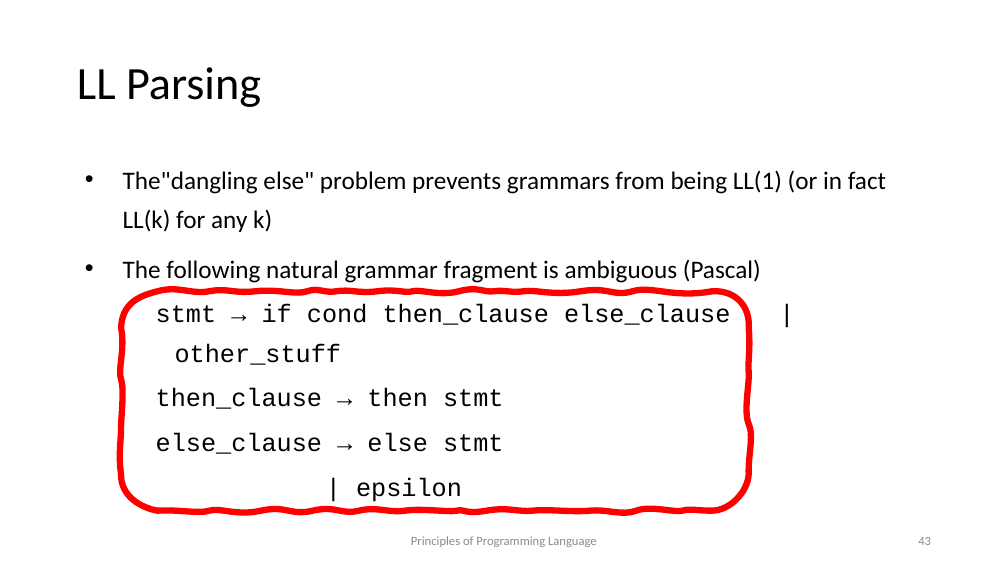
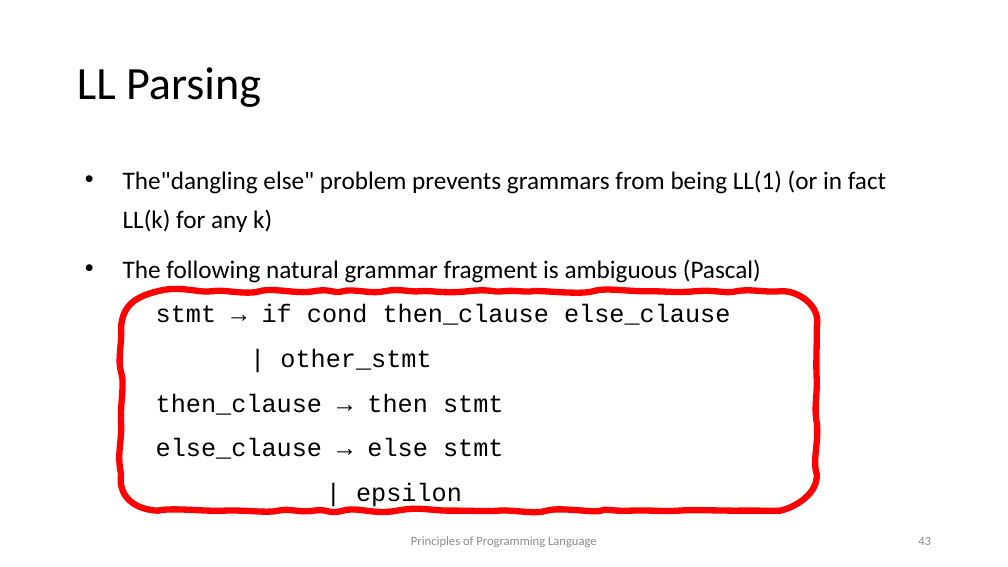
Before and after one commit to kongm/pl-design, a slide deck: slide 43 of syntax.pptx. Drawn at 1008x567 pixels with LibreOffice and Linux fonts; fonts in the diff are those of the drawing. Boxes give left, top, right and bottom in pixels: in the first picture for what was removed or moved away, otherwise in the second. Text is boxed around its words. In the diff, an @@ line names an element or a change of style, - is before the commit and + after.

```diff
--- a/syntax.pptx
+++ b/syntax.pptx
@@ freeform shape: place and size @@
-freeform shape at box(121, 291, 749, 510)
+freeform shape at box(121, 291, 817, 510)
@@ text at box(156, 304, 730, 370): text changed @@
-    stmt → if cond then_clause else_clause | other_stuff
+    stmt → if cond then_clause else_clause
+    | other_stmt
```
Also in this commit, not shown: 1 other file.
